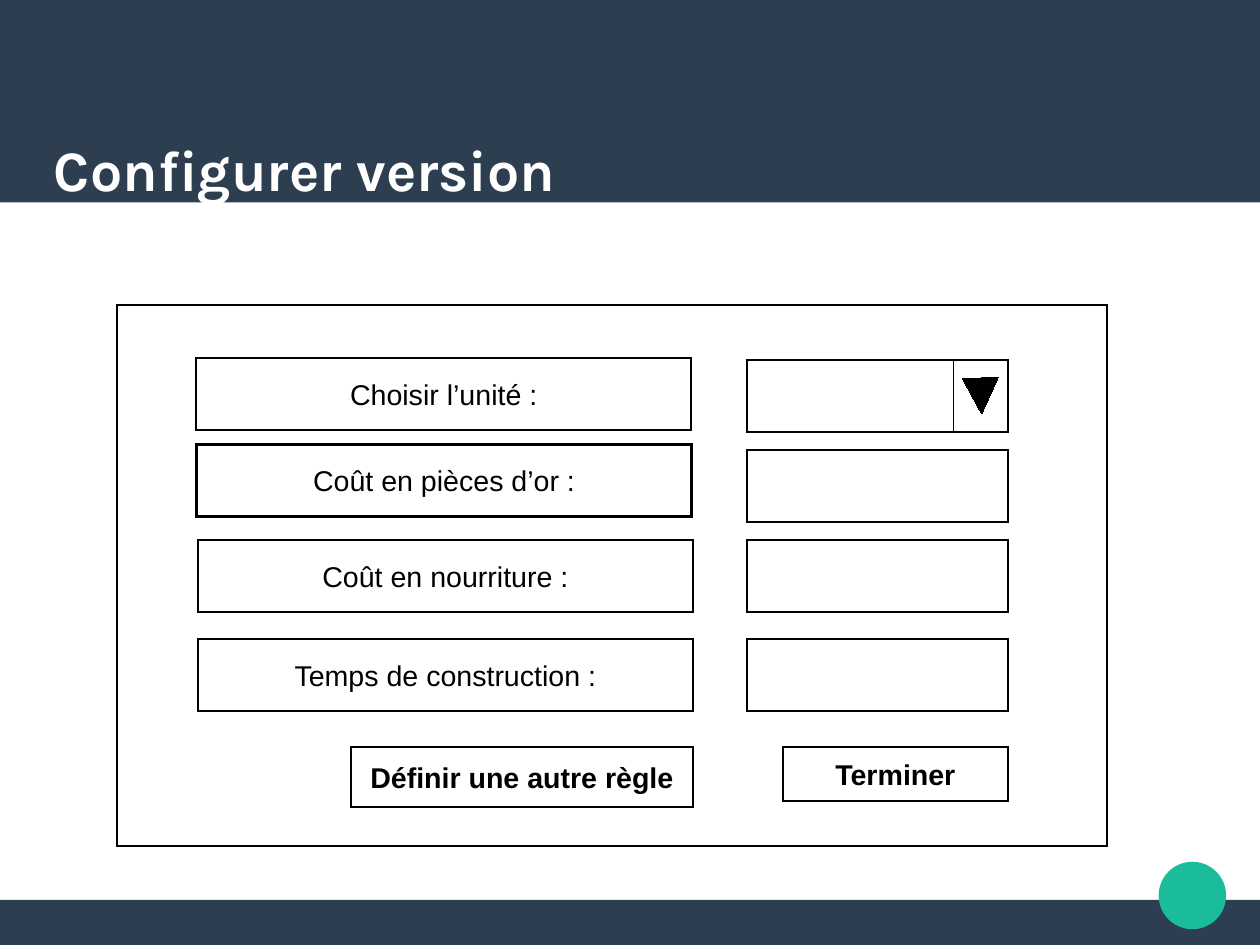
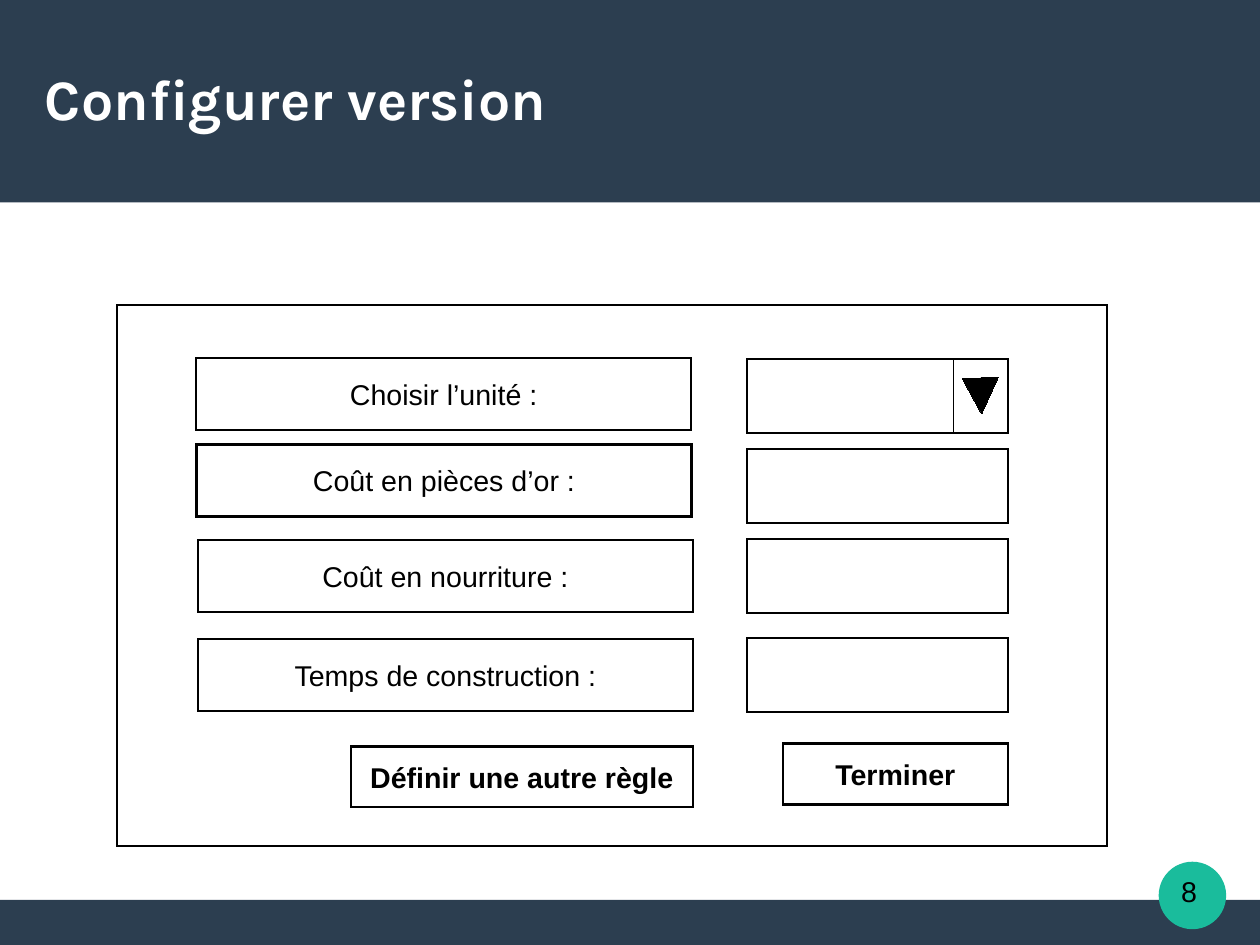
Before and after one commit to natmaurice/tme-il-smartbuilders, a slide deck: slide 8 of IL.odp (slide 7 before the commit). Drawn at 1260x945 pixels with LibreOffice and Linux fonts; fonts in the diff are those of the drawing. Boxes give left, top, right and bottom in pixels: in the first picture for what was removed or moved away, otherwise in the second. Text is boxed around its words. In the diff, an @@ line names an element or a change of style, - is before the commit and + after.

```diff
--- a/IL.odp
+++ b/IL.odp
@@ freeform shape removed at (0,0,1260,202) @@
@@ rectangle added at (0,0,1260,202), fill #2C3E50 @@
@@ title "Configurer version": place and size @@
-title "Configurer version" at (54,150,555,205)
+title "Configurer version" at (45,79,546,133)
@@ rectangle "Terminer": place and size @@
-rectangle "Terminer" at (783,748,1008,802)
+rectangle "Terminer" at (783,744,1008,805)
@@ freeform shape removed at (1159,862,1227,930) @@
@@ ellipse added at (1159,862,1227,930), fill #1ABC9C @@
@@ text added at (1181,882,1197,903), 18 pt, text #000000 @@
+8
@@ freeform shape removed at (0,900,1260,944) @@
@@ rectangle added at (0,900,1260,944), fill #2C3E50 @@
```
Also in this commit, not shown: 17 other slides changed, 6 slides added, 1 slide removed.
